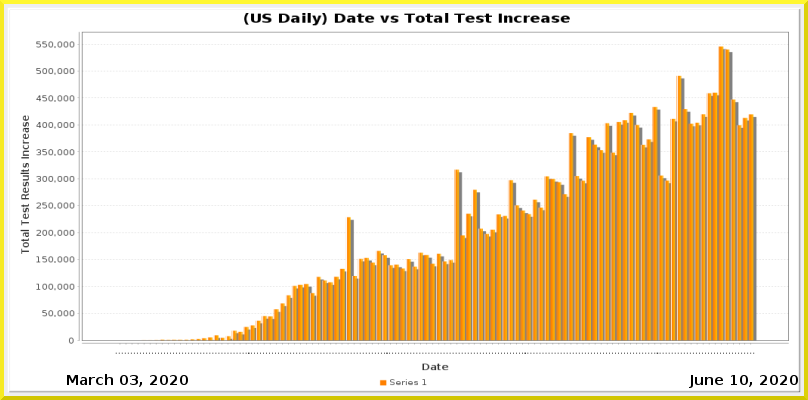
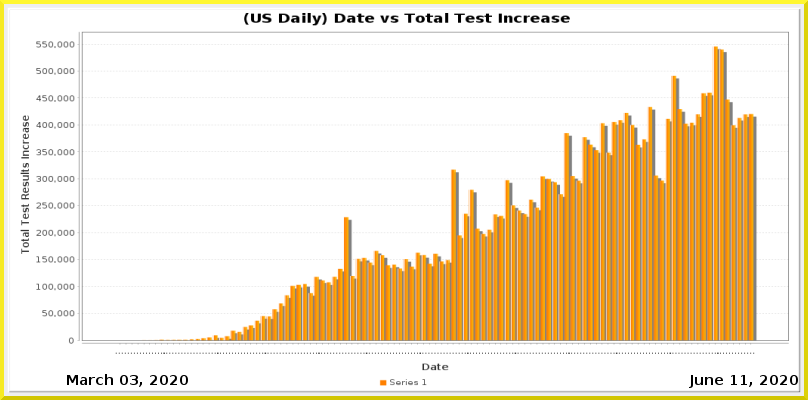
Revision of a layered 808×400 image; what changed, layer by layer:
painted on "Current Date" over [740, 375, 748, 385]
painted on "Date_vs_TestIncrease.png" over [141, 46, 757, 354]
